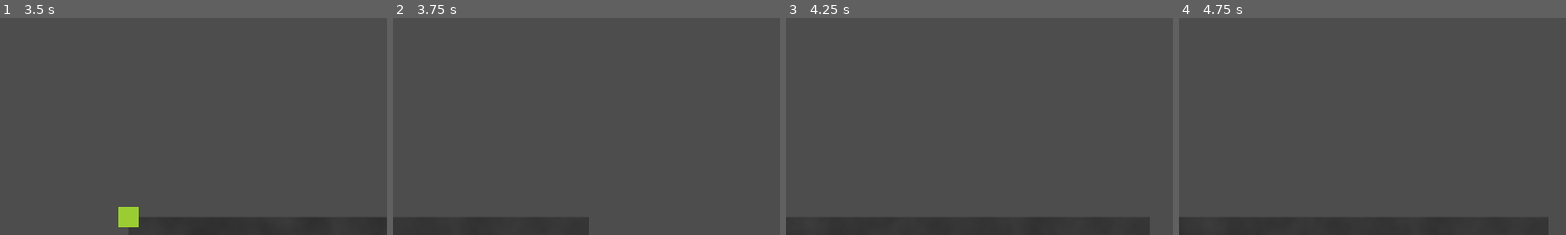
Above: before the commit, frames 1-4 (left to right).
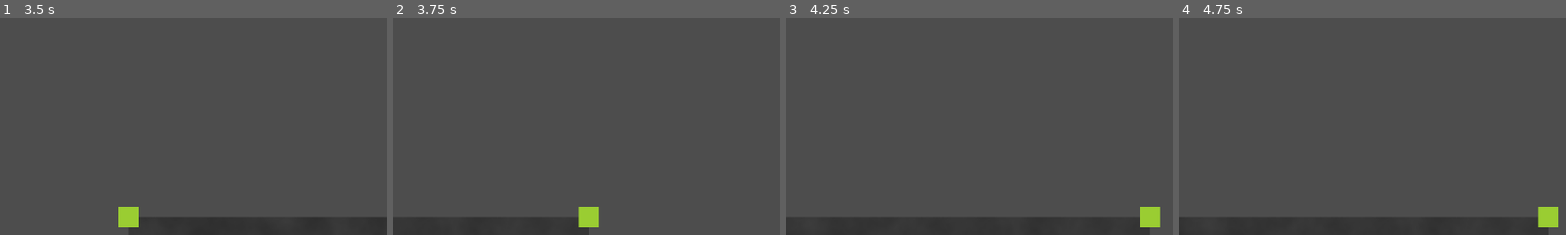
Above: after the commit, the same moments.

Repository: helmasur/conduit_rts
Game: Godot game, scene res://game.tscn
Same seed, same stepped clock (60 frames per second), same inputs: the game is played once before the commit and once after it.
Inputs (mouse positions are % of the whole screen's width and height, from its top left):
- Up to frame 1 (3.5 s): click (97, 20) at 0.52 s; type "12" at 0.6 s; click "Host" at 1.25 s; tap Enter at 2 s; drag from (50, 87) to (50, 50) at 2.02 s; tap Space at 2.75 s; drag from (80, 65) to (50, 50) at 2.77 s
- Up to frame 2 (3.75 s): tap Enter at 3.5 s; move the mouse to (20, 35) at 3.52 s; hold A (move_left) from 3.53 s (still down); click (20, 35) at 3.67 s
- Up to frame 3 (4.25 s): keep holding A (move_left)
- Up to frame 4 (4.75 s): release A (move_left) at 4.25 s; drag from (55, 50) to (20, 35) at 4.27 s
The pictures show only the part of the screen within x 33-83%, y 4-54%; the shares and areas given below are measured in that part.

Frame 1 is identical in both runs. In frame 2, 0.5% of the frame differs, in the area x 47-54%, y 87-97%; in frame 3, 0.5%; in frame 4, 0.5%.

Commit message:
no spawn on units

Diff:
--- a/game.gd
+++ b/game.gd
@@ -52,14 +52,14 @@
 	if event is InputEventMouseButton and event.pressed:
 		var camera = $Camera2D
 		var click_pos = camera.get_global_mouse_position()
+		click_pos = Utils.wrap_position(click_pos)
+		var clicked_unit = _get_clicked_unit(click_pos)
 		if event.button_index == MouseButton.MOUSE_BUTTON_LEFT:
-			click_pos = Utils.wrap_position(click_pos)
-			_handle_left_click(click_pos)
+			_handle_left_click(click_pos, clicked_unit)
+		elif event.button_index == MouseButton.MOUSE_BUTTON_RIGHT:
+			_handle_right_click(click_pos, clicked_unit)
 
-		elif event.button_index == MouseButton.MOUSE_BUTTON_RIGHT:
-			_handle_right_click(click_pos)
-
-func _handle_left_click(world_pos: Vector2) -> void:
+func _get_clicked_unit(world_pos: Vector2):
 	var ui_under_mouse := get_viewport().gui_get_hovered_control()
 	if ui_under_mouse and ui_under_mouse is TriangleControl:
 		return  # Ignorera klick på UI-komponenten
@@ -78,22 +78,29 @@
 		var collider = hit.collider
 		# Om den collider vi träffade är en enhet, markera den
 		if collider is CharacterBody2D:
-			if selected_unit:
-				selected_unit.set_selected(false)
-			collider.set_selected(true)
-			selected_unit = collider
-			%TriCon.set_point(selected_unit.health_prop, selected_unit.power_prop, selected_unit.speed_prop)
-			#%TriCon.set_handle(selected_unit.target_health_prop, selected_unit.target_power_prop, selected_unit.target_speed_prop)
+			return collider
+		else:
+			return null
+
+func _handle_left_click(_world_pos: Vector2, clicked_unit: Unit) -> void:
+	if clicked_unit:
+		if selected_unit:
+			selected_unit.set_selected(false)
+		clicked_unit.set_selected(true)
+		selected_unit = clicked_unit
+		%TriCon.set_point(selected_unit.health_prop, selected_unit.power_prop, selected_unit.speed_prop)
+	#%TriCon.set_handle(selected_unit.target_health_prop, selected_unit.target_power_prop, selected_unit.target_speed_prop)
 	else:
 		for unit in get_tree().get_nodes_in_group("selected_units"):
 			unit.set_selected(false)
 			selected_unit = null
 
 
-func _handle_right_click(world_pos: Vector2) -> void:
+func _handle_right_click(world_pos: Vector2, clicked_unit: Unit) -> void:
 	#print(selected_unit)
 	# Be den valda enheten att förflytta sig
-	if selected_unit:
-		selected_unit.set_destination(world_pos)
-	else:
-		player.spawn_unit(%"Build energy".value, %TriCon.current_h, %TriCon.current_p, %TriCon.current_s, world_pos).energy = 1000
+	if not clicked_unit:
+		if selected_unit:
+			selected_unit.set_destination(world_pos)
+		else:
+			player.spawn_unit(%"Build energy".value, %TriCon.current_h, %TriCon.current_p, %TriCon.current_s, world_pos).energy = 1000
--- a/game.tscn
+++ b/game.tscn
@@ -36,7 +36,6 @@
 
 [node name="UnitRenderer" type="Node2D" parent="."]
 script = ExtResource("2_ryrav")
-world_size = Vector2(2048, 2048)
 
 [node name="MultiMeshInstance2D" type="MultiMeshInstance2D" parent="UnitRenderer"]
 
--- a/unit.tscn
+++ b/unit.tscn
@@ -2,8 +2,8 @@
 
 [ext_resource type="Script" uid="uid://3lfq38iin0t7" path="res://unit.gd" id="1_ctwoc"]
 
-[sub_resource type="RectangleShape2D" id="RectangleShape2D_ctwoc"]
-size = Vector2(32, 32)
+[sub_resource type="CircleShape2D" id="CircleShape2D_btf8p"]
+radius = 25.0
 
 [sub_resource type="CircleShape2D" id="CircleShape2D_ctwoc"]
 radius = 300.0
@@ -14,8 +14,7 @@
 script = ExtResource("1_ctwoc")
 
 [node name="CollisionShape2D" type="CollisionShape2D" parent="."]
-visible = false
-shape = SubResource("RectangleShape2D_ctwoc")
+shape = SubResource("CircleShape2D_btf8p")
 
 [node name="Area2D" type="Area2D" parent="."]
 
--- a/unit_renderer.gd
+++ b/unit_renderer.gd
@@ -1,6 +1,8 @@
+# unit_renderer.gd
 extends Node2D
 
-@export var world_size: Vector2 = Vector2(1024, 1024)
+@export var world_size: Vector2 = Vector2(2048, 2048)
+
 @export var mesh_size: float = 30.0
 
 @onready var mm_instance := $MultiMeshInstance2D
--- a/utils.gd
+++ b/utils.gd
@@ -1,3 +1,4 @@
+# utils.gd
 class_name Utils
 
 static func wrap_position(pos: Vector2) -> Vector2:
